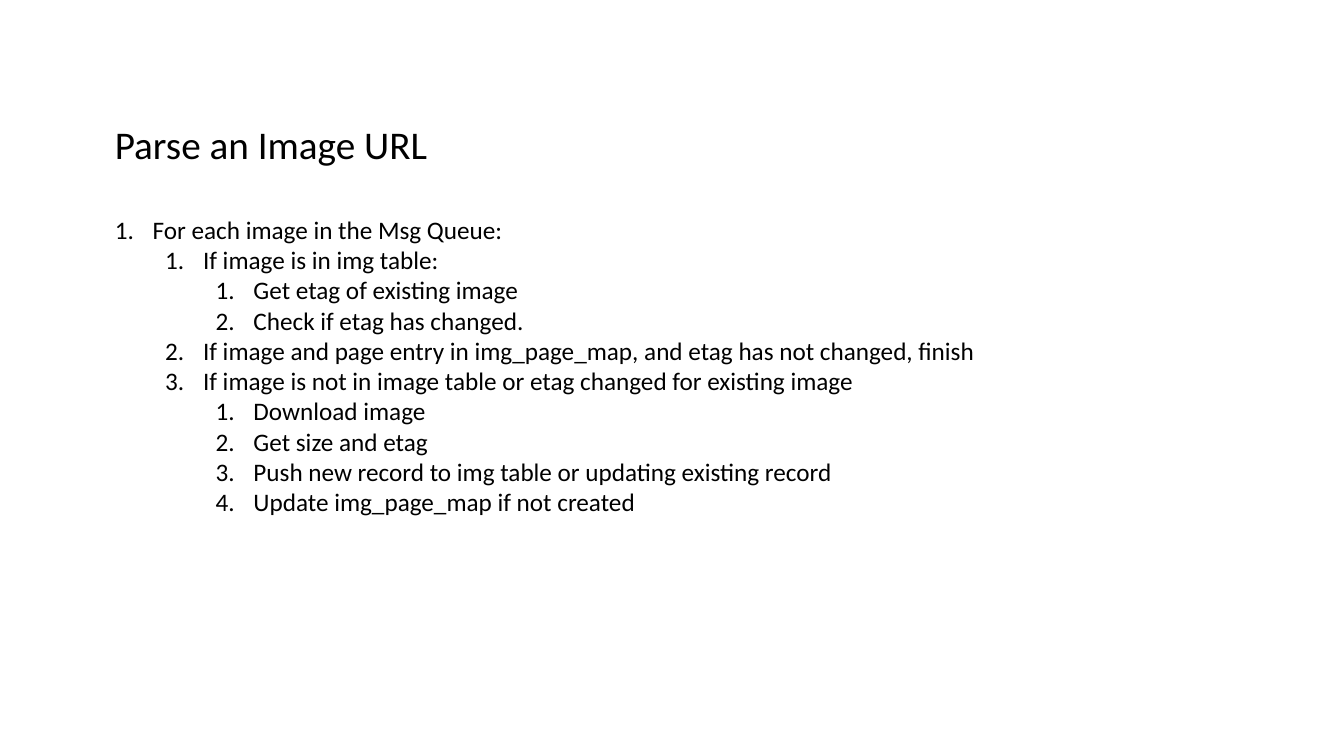
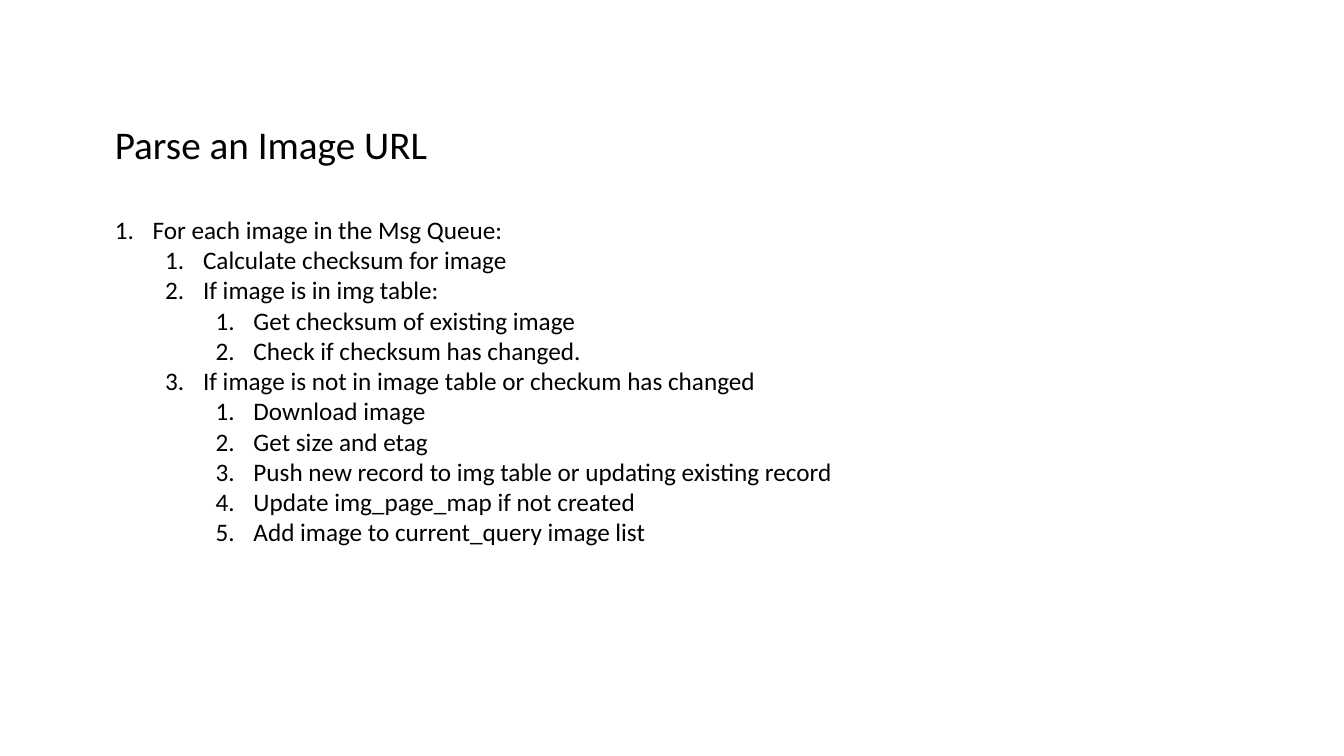
Before and after one commit to datim/squid, a slide deck: slide 6 of docs/design.pptx. Drawn at 1344x756 pixels with LibreOffice and Linux fonts; fonts in the diff are those of the drawing. Boxes give left, top, right and bottom in pixels: in the first picture for what was removed or moved away, otherwise in the second. Text is boxed around its words. In the diff, an @@ line names an element or a change of style, - is before the commit and + after.

```diff
--- a/docs/design.pptx
+++ b/docs/design.pptx
@@ text at (203, 251, 506, 274): paragraph added @@
+  1. Calculate checksum for image
@@ text at (203, 312, 755, 395): text changed @@
-    1. Get etag of existing image
-    2. Check if etag has changed.
-  2. If image and page entry in img_page_map, and etag has not changed, finish
-  3. If image is not in image table or etag changed for existing image
+    1. Get checksum of existing image
+    2. Check if checksum has changed.
+  3. If image is not in image table or checkum has changed
@@ text at (253, 523, 645, 546): paragraph added @@
+    5. Add image to current_query image list
```
Also in this commit, not shown: 3 other slides changed.
